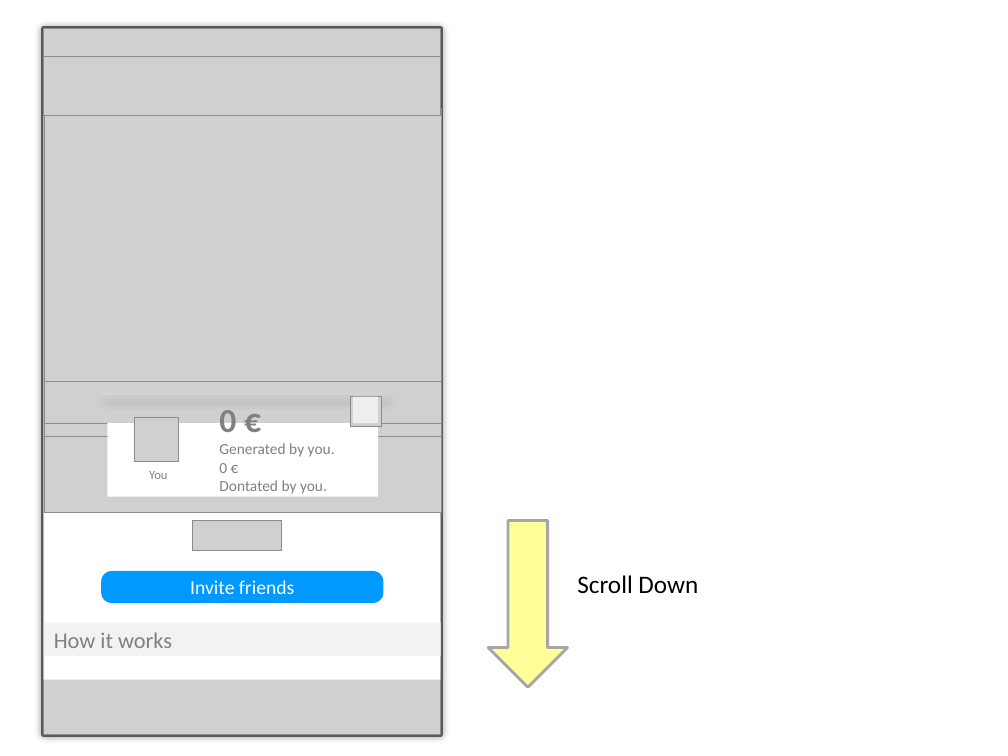
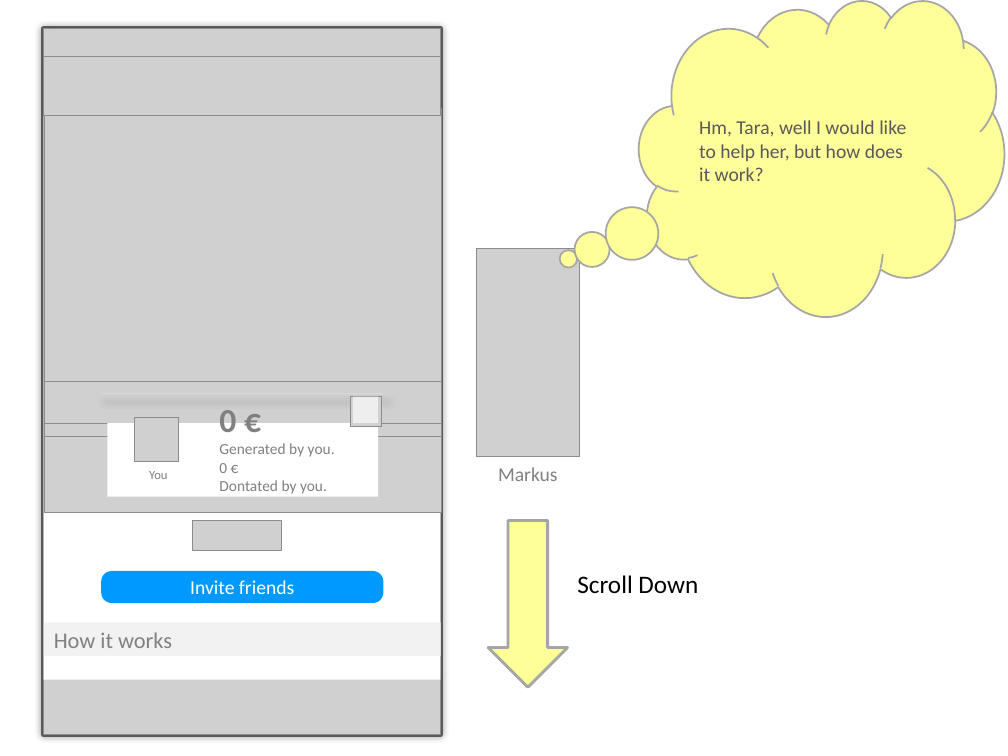
Before and after one commit to MoritzTheile/com.supeyou, a slide deck: slide 4 of com.supeyou.project/doc/SupeYou.pptx. Drawn at 1008x756 pixels with LibreOffice and Linux fonts; fonts in the diff are those of the drawing; grey boxes stand for pictures. Boxes give left, top, right and bottom in pixels: in the first picture for what was removed or moved away, otherwise in the second. Text is boxed around its words. In the diff, an @@ line names an element or a change of style, - is before the commit and + after.

```diff
--- a/com.supeyou.project/doc/SupeYou.pptx
+++ b/com.supeyou.project/doc/SupeYou.pptx
@@ thought cloud added at (639,0,1004,316), fill #FFFF99, outline #A6A6A6 1.25 pt, 14 pt, text #595959 @@
+Hm, Tara, well I would like to help her, but how does it work?
@@ picture added at (477,249,580,457) @@
@@ text added at (498,467,558,481), 14 pt, text #808080 @@
+Markus
```
Also in this commit, not shown: 12 other slides changed, 7 slides added, 6 slides removed, 1 other file.
